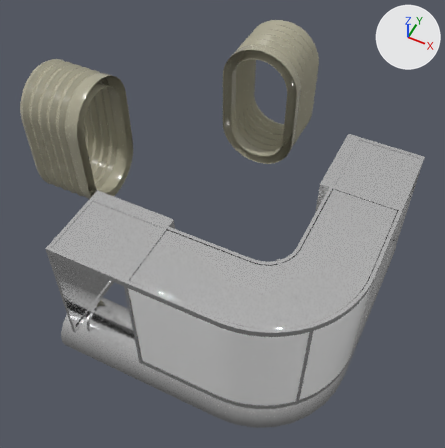
What one commit did to the FBX model public/models/rooms/room-03.fbx.
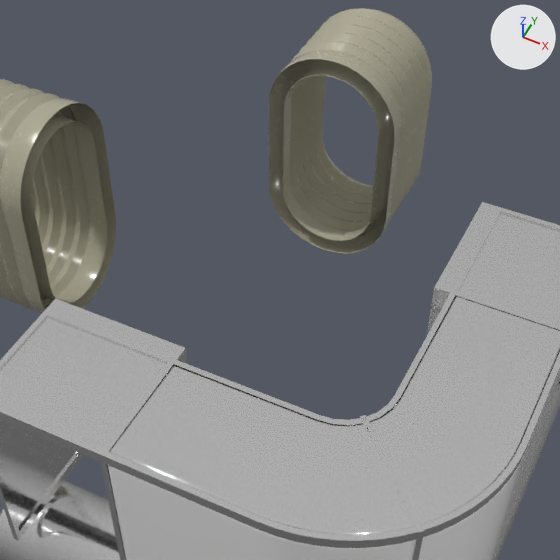
Each version is shown whole from a camera (50 mm lens) standing at (0.0975, -0.1803, 0.2122) and looking at (0.012, -0.0092, -0.0016), then close up on the part from 15% to 89% of the width and 3% to 77% of the height. Every picture has the same lights, and +X, +Y and +Z are marked at upper right. The last two pictures show the newer version. Where no turn or scale is listed for an object, it has been applied to the vertices.

The older version as bpy lines, for what is in view:
```python
me_mesh_001 = bpy.data.meshes.new('Mesh.001')
me_mesh_001.from_pydata(...)  # 884 vertices, 816 faces; spans x -0.02..0.02, y 0.055..0.0875, z -0.02..0.05
me_mesh_001.materials.append(mat_rubber_mat)
me_mesh_002 = bpy.data.meshes.new('Mesh.002')
me_mesh_002.from_pydata(...)  # 353 vertices, 353 faces; spans x -0.0831..0.0294, y -0.0194..0.0931, z -0.0125..0.0125
me_mesh_002.materials.append(mat_chrome)  # white #e9e9e9
me_mesh_003 = bpy.data.meshes.new('Mesh.003')
me_mesh_003.from_pydata(...)  # 624 vertices, 602 faces; spans x -0.0194..0.0519, y -0.0519..0.0194, z -0.0247..0.0247
me_mesh_003.materials.append(mat_glass)  # white #ffffff
ob_airlock_seals1 = bpy.data.objects.new('airlock_seals1', me_mesh_001)
ob_airlock_seals1.location = (0.0, 0.0, 0.0)
ob_glass_combined = bpy.data.objects.new('glass_combined', me_mesh_003)
ob_glass_combined.location = (0.0356, -0.0356, 0.0228)
ob_pcylinder36 = bpy.data.objects.new('pCylinder36', me_mesh_002)
ob_pcylinder36.location = (0.0581, -0.0681, -0.0162)
# also in view: 'chrome_combined' at (0.0356, -0.0356, 0.0238); 'airlock_seals2' at (-0.0712, 0.0, 0.015)
```
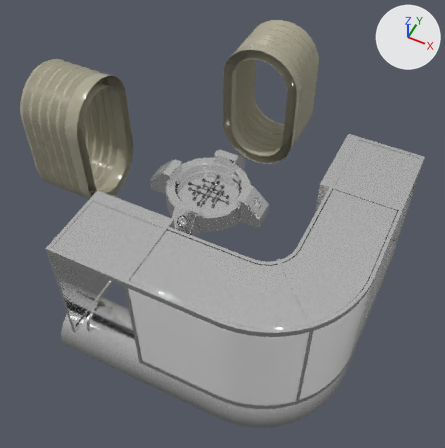
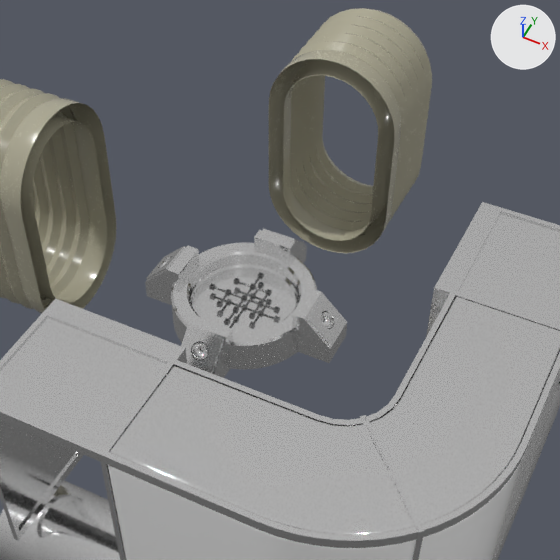
Where the change shows, as pixel boxes [x1, y1, x2, y2] in the close-ups (560 x 560 px):
'central_map2', added
    after: [145, 228, 347, 378]
'polySurface176', added
    after: [209, 272, 280, 325]

The change, as a diff of the scene's bpy script:
```diff
--- a/public/models/rooms/room-03.fbx.py
+++ b/public/models/rooms/room-03.fbx.py
@@ img_metal_rough_diffuse_jpg @@
+img_metal_rough_diffuse_jpg = load_image('metal_rough_diffuse.jpg', '../../images/metal_rough/metal_rough_diffuse.jpg', 1024, 1024, 'sRGB')
@@ img_metal_rough_normal_jpg @@
+img_metal_rough_normal_jpg = load_image('metal_rough_normal.jpg', '../../images/metal_rough/metal_rough_normal.jpg', 1024, 1024, 'Non-Color')
@@ mat_metal_mat_basic @@
+mat_metal_mat_basic = bpy.data.materials.new('metal_mat_basic')
+# uses the picture img_metal_rough_diffuse_jpg
+# uses the picture img_metal_rough_normal_jpg
+# uses the picture img_metal_rough_roughness_jpg
@@ me_mesh_007 @@
+me_mesh_007.from_pydata(...)  # 867 vertices, 874 faces; spans x -0.0106..0.0106, y -0.0106..0.0106, z -0.0006..0.0006
+me_mesh_007.materials.append(mat_metal_mat_basic)
@@ me_mesh_006 @@
+me_mesh_006.from_pydata(...)  # 2752 vertices, 2891 faces; spans x -0.0285..0.0285, y -0.0285..0.0285, z -0.0068..0.0068
+me_mesh_006.materials.append(mat_chrome)  # white #e9e9e9
@@ ob_polysurface176 @@
+ob_polysurface176 = bpy.data.objects.new('polySurface176', me_mesh_007)
+ob_polysurface176.location = (0.0, 0.0, 0.0069)
@@ ob_central_map2 @@
+ob_central_map2 = bpy.data.objects.new('central_map2', me_mesh_006)
+ob_central_map2.location = (0.0, 0.0, 0.0068)
```
